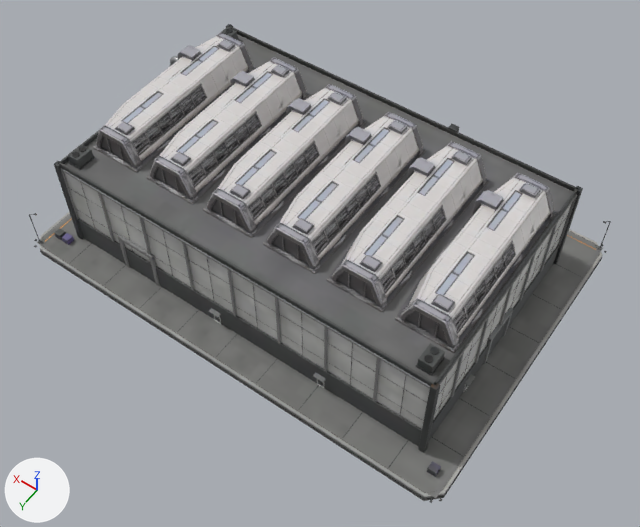
Renders of the glTF model Scene3D/assets/buildings/silicon_foundry.lite.glb from each side of a commit.
One viewpoint serves both versions: a 50 mm camera at (-55.5, 77.4, 116.7) aimed at (-4.1, 5.4, 3.6). Every picture has the same lights, and +X, +Y and +Z are marked at lower left. The picture after the commit comes second. Where no turn or scale is listed for an object, it has been applied to the vertices. Vertices at exactly the same position are counted once.

The first picture shows 'hull', 'parts_colony-roofMonitor' and 1 more.
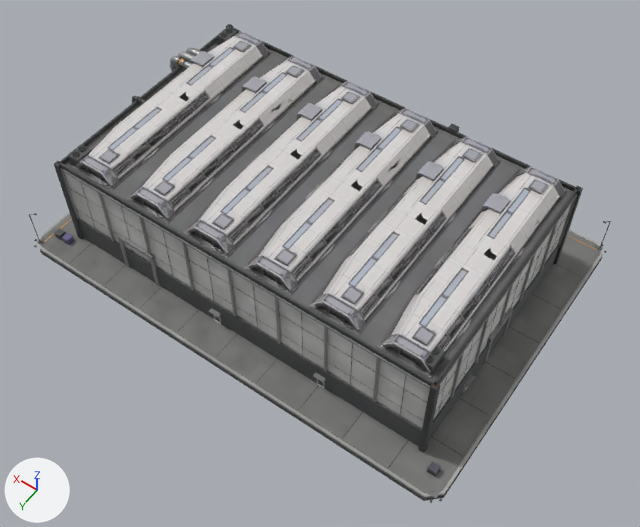
Changed parts and their boxes (x1, y1, x2, y2) in the pictures (640 x 527 px; the box of a moved part takes in the faces that stretch with it):
'parts_colony-roofMonitor', reshaped, moved, rescaled (7% wider, 8% taller)
    before: (94, 32, 556, 353)
    after: (73, 31, 567, 378)
part 1 of me_parts_colony_roofmonitor, moved or reshaped
    before: (395, 173, 556, 353)
    after: (377, 167, 567, 378)
part 2 of me_parts_colony_roofmonitor, moved or reshaped
    before: (327, 141, 489, 312)
    after: (308, 136, 501, 335)
part 3 of me_parts_colony_roofmonitor, moved or reshaped
    before: (263, 112, 426, 274)
    after: (244, 108, 439, 296)
part 4 of me_parts_colony_roofmonitor, moved or reshaped
    before: (203, 84, 366, 238)
    after: (183, 81, 380, 258)
part 5 of me_parts_colony_roofmonitor, moved or reshaped
    before: (147, 57, 310, 204)
    after: (126, 56, 325, 223)
part 6 of me_parts_colony_roofmonitor, moved or reshaped
    before: (94, 32, 256, 173)
    after: (73, 31, 272, 190)

What the commit changed:
me_parts_colony_roofmonitor is used by ob_parts_colony_roofmonitor; location (0.0, 1.0, 19.9); scale (33.2, 33.2, 33.2).
me_parts_colony_roofmonitor had 13638 vertices, 27126 faces and spanned x -1.0..1.0, y -0.45..0.45, z -0.08..0.08.
me_parts_colony_roofmonitor now has 13638 vertices, 27126 faces and spans x -1.0..1.0, y -0.61..0.61, z -0.04..0.04.
me_parts_colony_roofmonitor part 1: the loose piece of 2273 vertices spanning x -1.0..-0.7, y -0.45..0.45, z -0.08..0.08 is scaled about its middle by (0.914, 1.35, 0.457), then moved by (-0.01, 0.0, 0.0).
me_parts_colony_roofmonitor part 2: the loose piece of 2273 vertices spanning x -0.66..-0.36, y -0.45..0.45, z -0.08..0.08 is scaled about its middle by (0.914, 1.35, 0.457), then moved by (-0.01, 0.0, 0.0).
me_parts_colony_roofmonitor part 3: the loose piece of 2273 vertices spanning x -0.32..-0.02, y -0.45..0.45, z -0.08..0.08 is scaled about its middle by (0.914, 1.35, 0.457).
me_parts_colony_roofmonitor part 4: the loose piece of 2273 vertices spanning x 0.02..0.32, y -0.45..0.45, z -0.08..0.08 is scaled about its middle by (0.914, 1.35, 0.457).
me_parts_colony_roofmonitor part 5: the loose piece of 2273 vertices spanning x 0.36..0.66, y -0.45..0.45, z -0.08..0.08 is scaled about its middle by (0.914, 1.35, 0.457), then moved by (0.01, 0.0, 0.0).
me_parts_colony_roofmonitor part 6: the loose piece of 2273 vertices spanning x 0.7..1.0, y -0.45..0.45, z -0.08..0.08 is scaled about its middle by (0.914, 1.35, 0.457), then moved by (0.01, 0.0, 0.0).
Object 'parts_colony-roofMonitor' (ob_parts_colony_roofmonitor) moves from (0.0, 1.0, 19.9) to (0.0, 1.0, 18.3).
Object 'parts_colony-roofMonitor' (ob_parts_colony_roofmonitor) is rescaled from (33.2, 33.2, 33.2) to (32.8, 32.8, 32.8).
